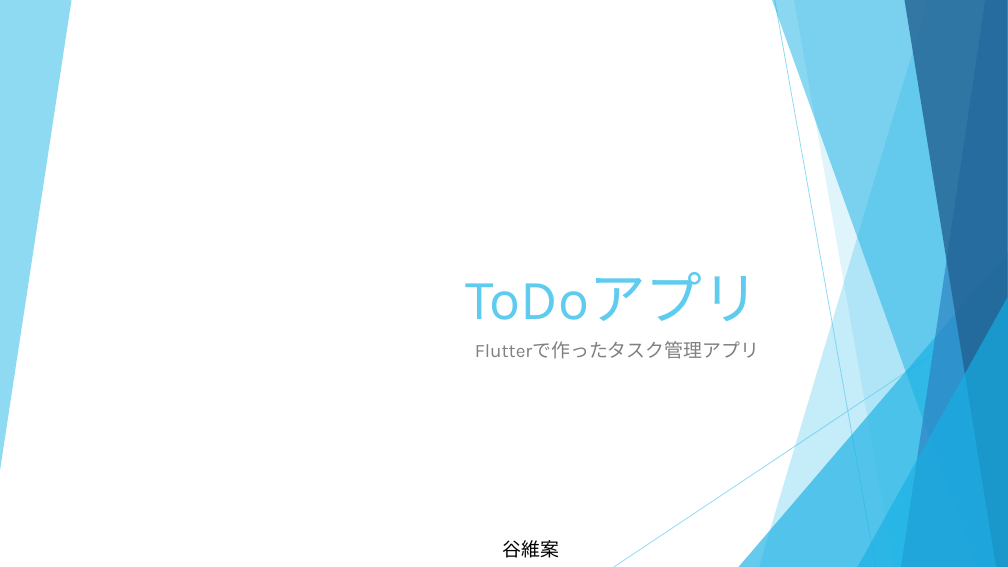
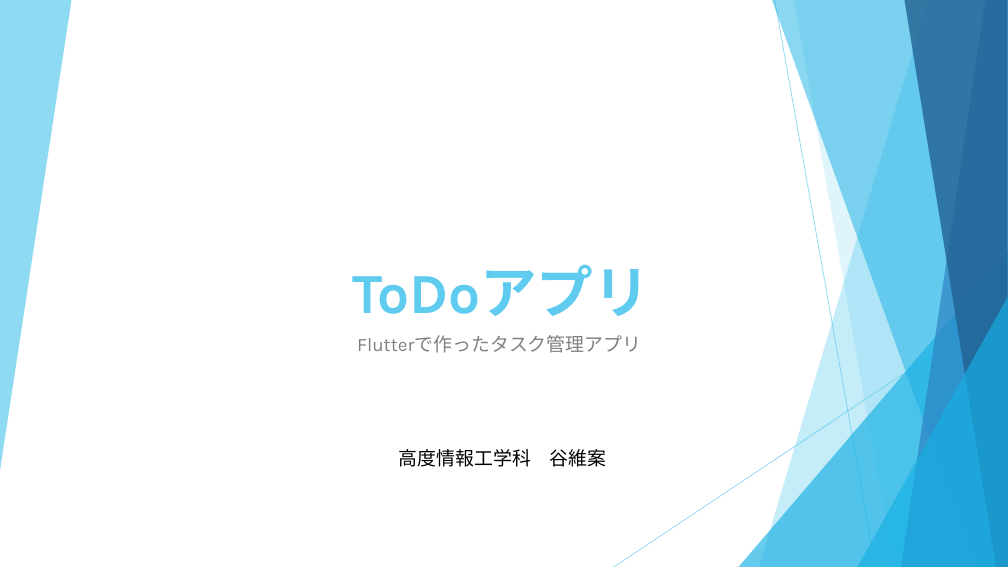
Before and after one commit to TaniIan/flutter_application_1, a slide deck: slide 1 of Todoアプリ_谷維案.pptx. Drawn at 1008x567 pixels with LibreOffice and Linux fonts; fonts in the diff are those of the drawing. Boxes give left, top, right and bottom in pixels: in the first picture for what was removed or moved away, otherwise in the second. Text is boxed around its words. In the diff, an @@ line names an element or a change of style, - is before the commit and + after.

```diff
--- a/Todoアプリ_谷維案.pptx
+++ b/Todoアプリ_谷維案.pptx
@@ title "ToDoアプリ": place and size @@
-title "ToDoアプリ" at <box>466,272,759,321</box>
+title "ToDoアプリ" at <box>352,264,650,316</box>
@@ title "ToDoアプリ" at <box>352,264,650,316</box>: bold on @@
@@ subtitle "Flutterで作ったタスク管理アプリ": place and size @@
-subtitle "Flutterで作ったタスク管理アプリ" at <box>475,341,759,359</box>
+subtitle "Flutterで作ったタスク管理アプリ" at <box>357,335,641,353</box>
@@ text at <box>399,449,607,467</box>: text changed @@
-谷維案
+高度情報工学科 谷維案
```
Also in this commit, not shown: 6 other slides changed, 2 other files.
